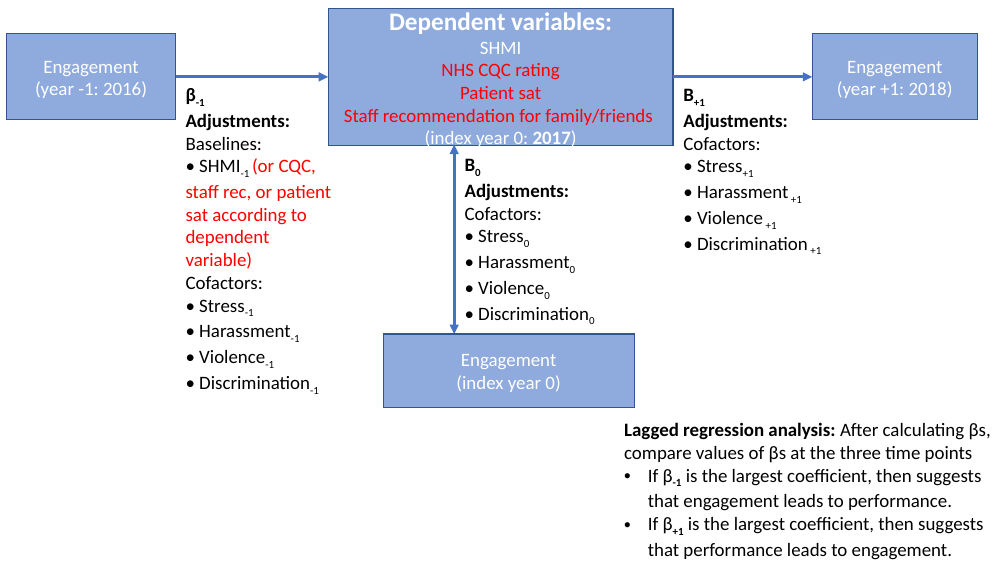
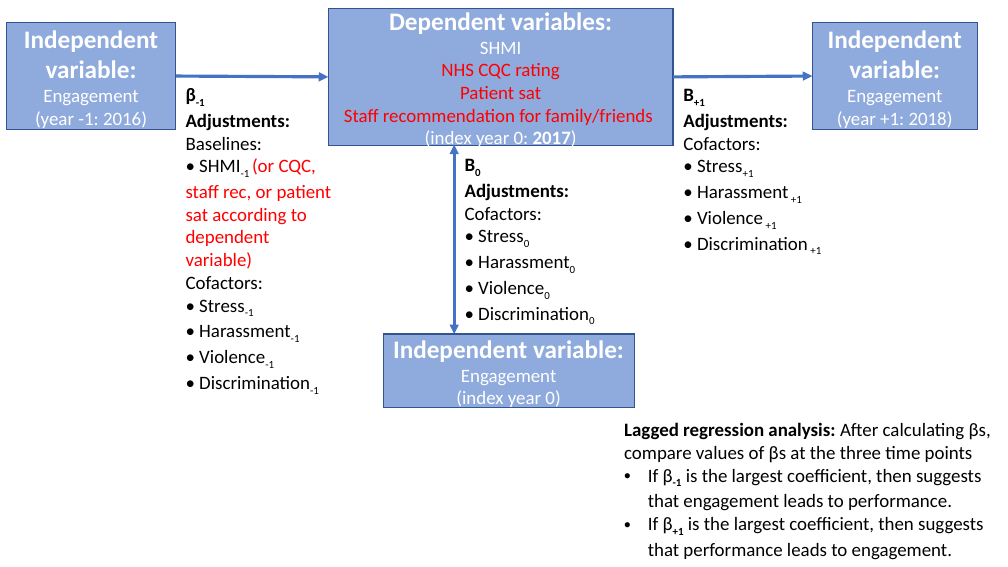
Before and after one commit to ebmgt/ebmgt.github.io, a slide deck: slide 1 of nhs/analysis/NHS proposed analysis - v2019-05-11.pptx. Drawn at 1008x567 pixels with LibreOffice and Linux fonts; fonts in the diff are those of the drawing. Boxes give left, top, right and bottom in pixels: in the first picture for what was removed or moved away, otherwise in the second. Text is boxed around its words. In the diff, an @@ line names an element or a change of style, - is before the commit and + after.

```diff
--- a/nhs/analysis/NHS proposed analysis - v2019-05-11.pptx
+++ b/nhs/analysis/NHS proposed analysis - v2019-05-11.pptx
@@ rectangle "Independent variable:": place and size @@
-rectangle "Independent variable:" at (7,34,176,120)
+rectangle "Independent variable:" at (7,22,176,130)
@@ rectangle "Independent variable:": place and size @@
-rectangle "Independent variable:" at (812,34,977,120)
+rectangle "Independent variable:" at (812,22,977,130)
@@ text in rectangle at (24,30,158,78): paragraph added @@
+Independent variable:
@@ text in rectangle at (828,30,962,78): paragraph added @@
+Independent variable:
@@ text in rectangle at (393,340,624,362): paragraph added @@
+Independent variable:
```
Also in this commit, not shown: 1 other file.
